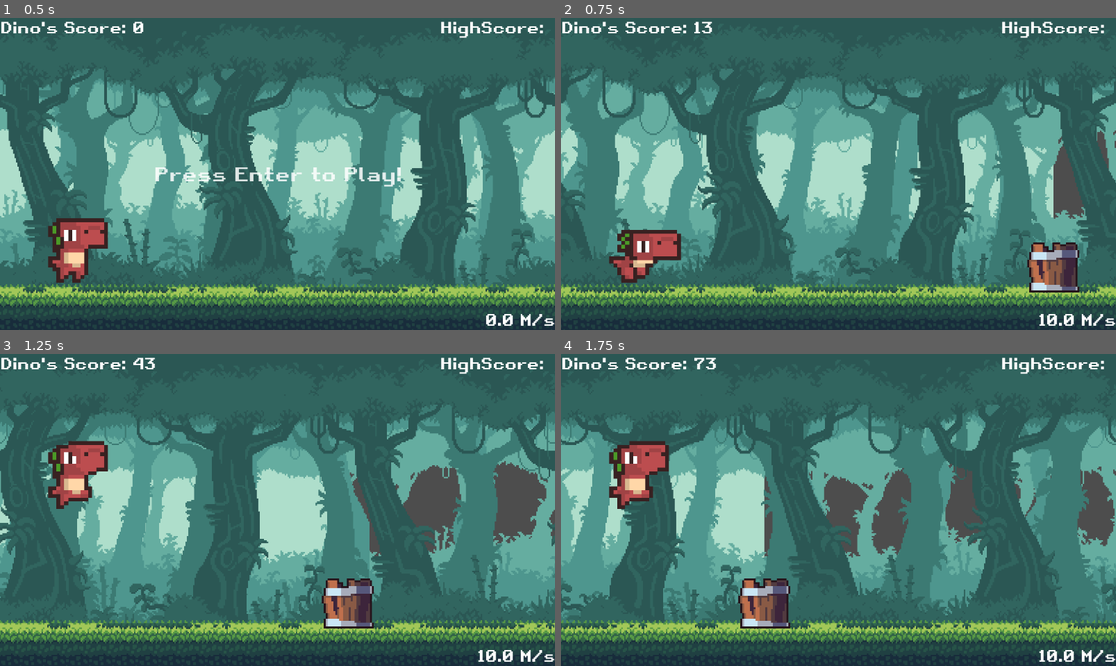
Above: before the commit, frames 1-4 (two rows, left to right).
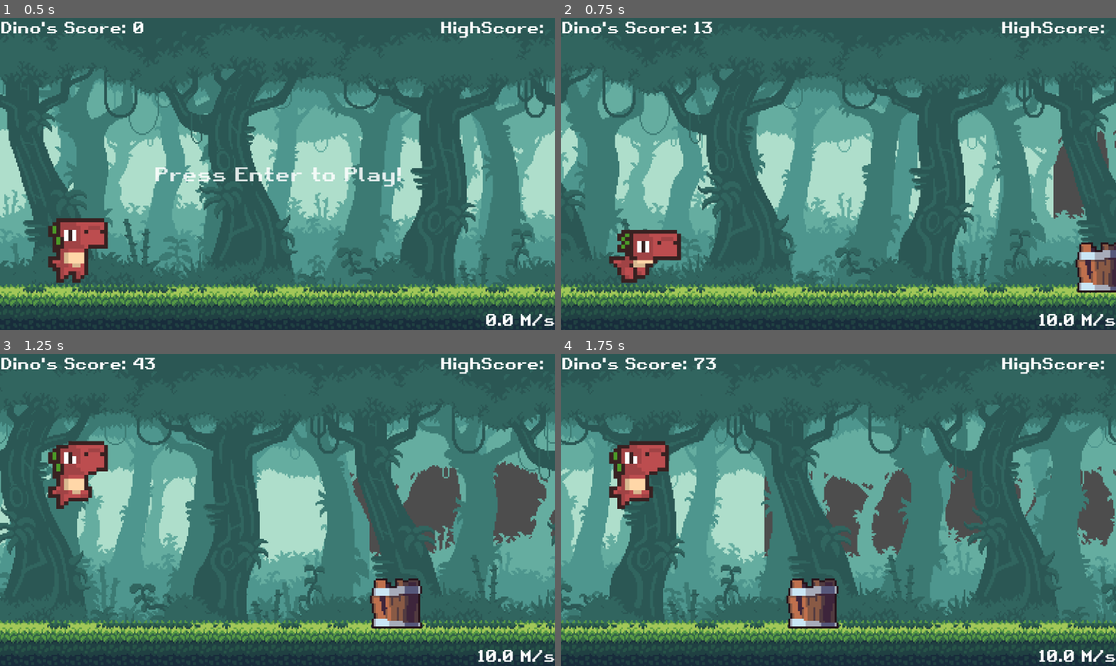
Above: after the commit, the same moments.

Repository: Meshsamoei/DummyDino
Game: Godot game, scene res://scenes/main.tscn
The game is run twice, just before and just after one commit, with the same random seed, the same clock (stepped at 60 frames per second) and the same inputs.
Inputs (mouse positions are in pixels of both pictures, inside the frame that each line leads up to):
- Up to frame 1 (0.5 s): no input
- Up to frame 2 (0.75 s): tap Enter (START) at 0.5 s; move the mouse to (960, 158) at 0.52 s; hold Right mouse button (DUCK) from 0.53 s (still down)
- Up to frame 3 (1.25 s): keep holding Right mouse button (DUCK); tap Space (JUMP) at 0.77 s
- Up to frame 4 (1.75 s): move the mouse to (727, 525) at 1.27 s; release Right mouse button (DUCK) at 1.28 s; tap Enter (START) at 1.35 s; tap Space (JUMP) at 1.52 s

Frame 1 is identical in both runs. In frame 2, 2.4% of the frame differs, in the area x 83-100%, y 71-88%; in frame 3, 2.7%; in frame 4, 2.7%, in the area x 31-51%, y 71-88%.

Commit message:
Increase obstacle spacing and add debug log
Move the obstacle spawn call in _physics_process to after the ground wrap logic to avoid premature spawning. Increase the random spawn distance threshold from randi_range(100,150) to randi_range(300, 500) to space out obstacles more. Add a debug print in _add_obs to log obstacle spawn coordinates. Also cleaned up related comments/whitespace.

Diff:
--- a/scenes/main.gd
+++ b/scenes/main.gd
@@ -69,8 +69,7 @@
 		speed = START_SPEED + score / 500
 		if speed > MAX_SPEED:
 			speed = MAX_SPEED
-		#Obstacle spawning
-		_obstacles()
+
 
 		# Update score
 		score += 1.5
@@ -83,7 +82,8 @@
 		if $Camera2D.position.x - $Ground.position.x > screen_size.x * 1.5:
 			$Ground.position.x += screen_size.x
 
-		# Spawn obstacles logic would go here
+		#Obstacle spawning
+		_obstacles()
 	else:
 		set_physics_process(false)
 func UI():
@@ -101,7 +101,7 @@
 
 func _obstacles():
 	#Grounded
-	if obstacles.is_empty() or last_obstacle.position.x < score + randi_range(100,150):
+	if obstacles.is_empty() or last_obstacle.position.x < score + randi_range(300, 500):
 		var obs_type = obstacle_types[randi() % obstacle_types.size()]
 		var obs = obs_type.instantiate()
 		var obs_h = obs.get_node("Sprite2D").texture.get_height()
@@ -121,3 +121,4 @@
 		obs.position = Vector2i(x, y)
 		add_child(obs)
 		obstacles.append(obs)
+		print("Obstacle Added at: X: ", x, ": Y : ", y)
